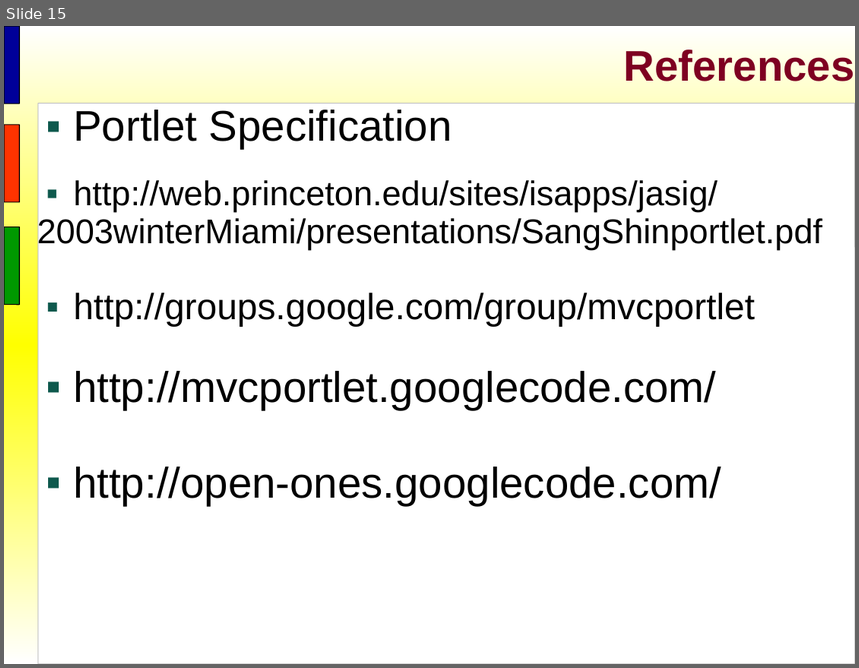
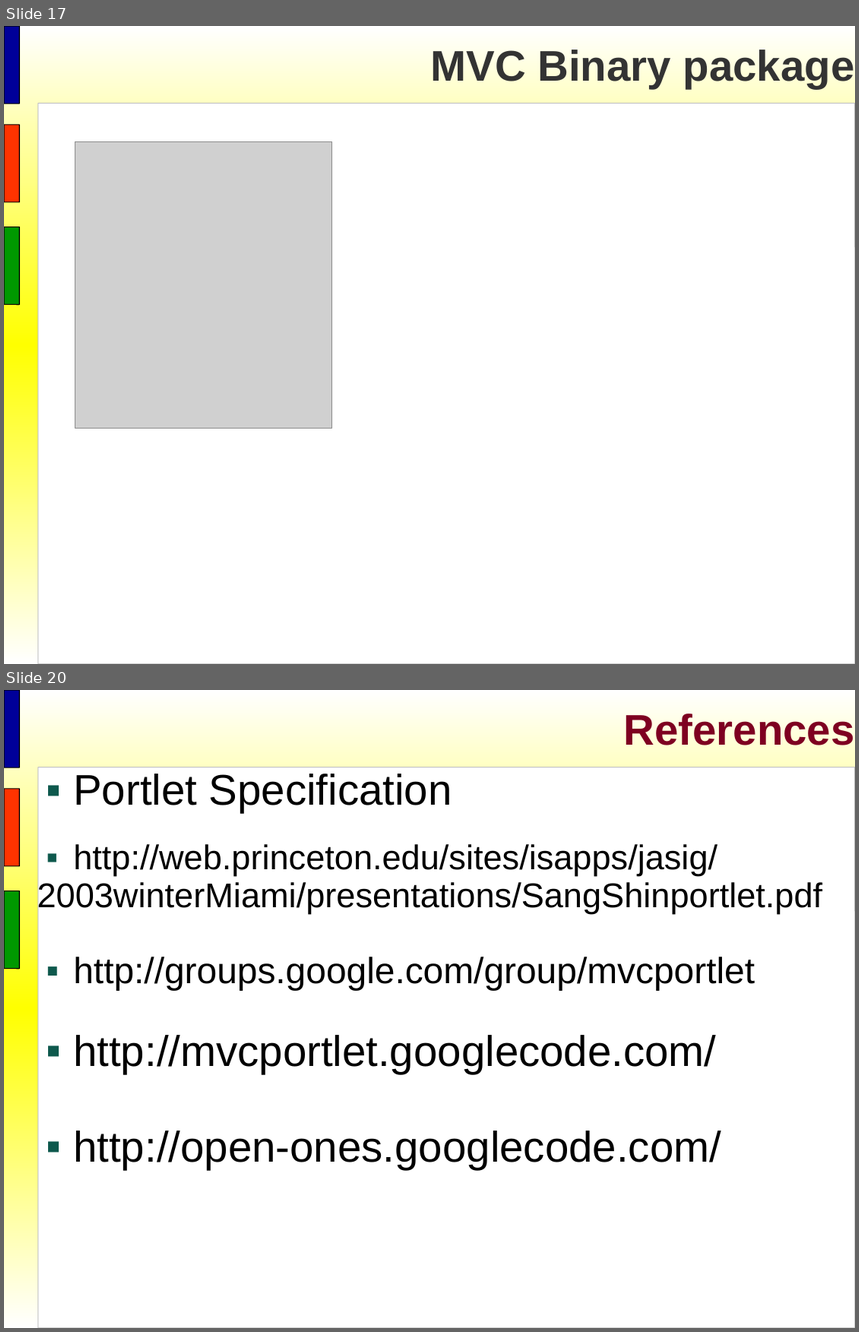
Before and after one commit to shindo59/open-ones, a slide deck: trunk/Training Material/MVC in Portlet/OOG_MVC in Portlet.odp. Shown one above the other, each under a label of ours: slide 15 before the commit, slides 17 and 20 after it; the slides between them are not shown. The pictures are 859x668 and 859x1332 pixels, drawn with LibreOffice and Linux fonts; fonts in the diff are those of the drawing; grey boxes stand for pictures; background and template pictures are left out. Boxes give left, top, right and bottom in pixels: in the first picture for what was removed or moved away, otherwise in the second. Text is boxed around its words. In the diff, an @@ line names an element or a change of style, - is before the commit and + after.

```diff
--- a/trunk/Training Material/MVC in Portlet/OOG_MVC in Portlet.odp
+++ b/trunk/Training Material/MVC in Portlet/OOG_MVC in Portlet.odp
@@ slide 17 added at [4,26,855,664], background gradient #FFFFFF to #FFFF00; not listed: 4 template elements that a slide beside it also shows @@
@@ title added at [431,50,855,88], 40 pt, text #333333, bold @@
+MVC Binary package
@@ picture added at [75,142,332,429] @@
@@ what was slide 15 is now slide 20 @@
```
Also in this commit, not shown: 1 slide changed, 4 other slides added.
